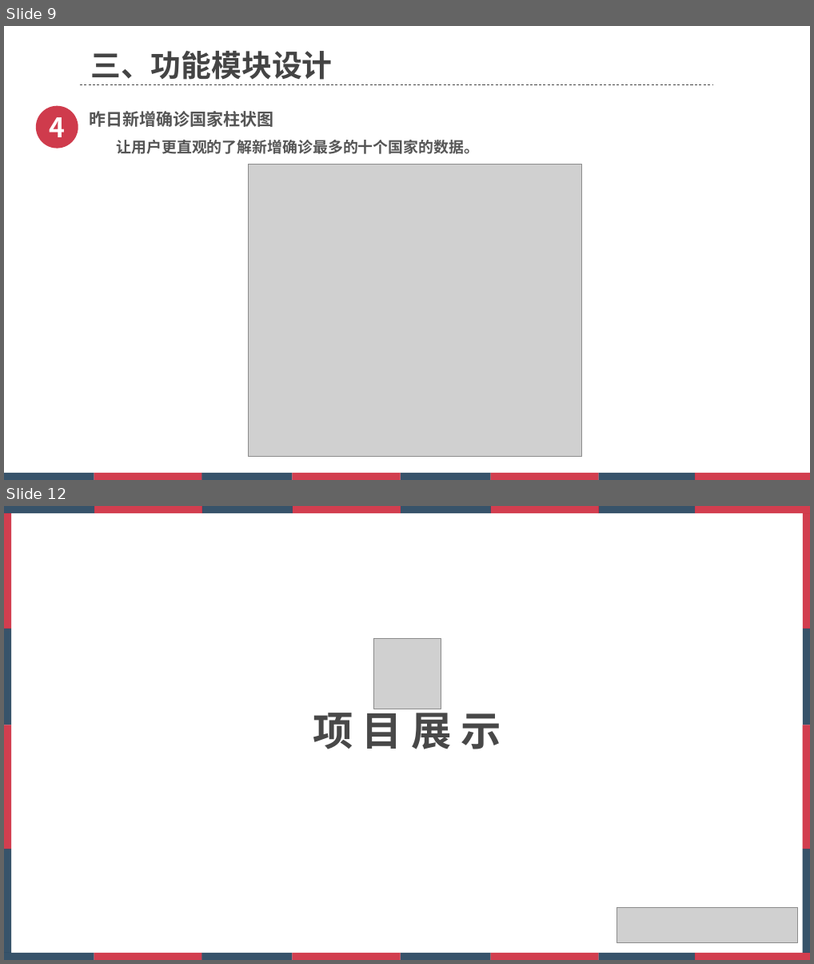
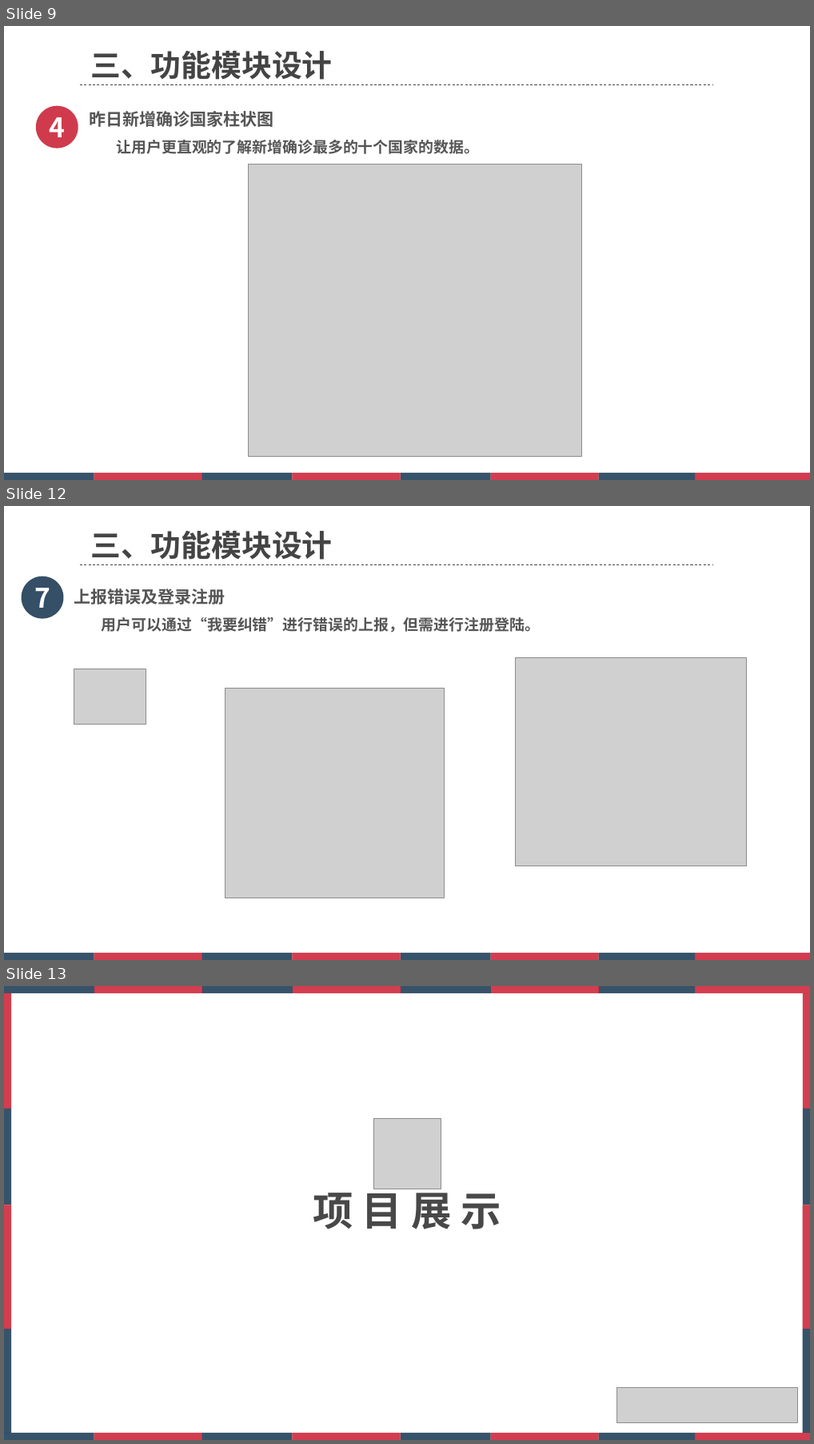
Before and after one commit to zhiyux/Teamwork, a slide deck: 第15-17周 项目汇报ppt+项目验收报告+用户操作手册+项目设计文档/软件课程设计项目汇报.pptx. Shown one above the other, each under a label of ours: slides 9 and 12 before the commit, slides 9, 12 and 13 after it; the slides between them are not shown. The pictures are 814x964 and 814x1444 pixels, drawn with LibreOffice and Linux fonts; fonts in the diff are those of the drawing; grey boxes stand for pictures; background and template pictures are left out. Boxes give left, top, right and bottom in pixels: in the first picture for what was removed or moved away, otherwise in the second. Text is boxed around its words. In the diff, an @@ line names an element or a change of style, - is before the commit and + after.

```diff
--- a/第15-17周 项目汇报ppt+项目验收报告+用户操作手册+项目设计文档/软件课程设计项目汇报.pptx
+++ b/第15-17周 项目汇报ppt+项目验收报告+用户操作手册+项目设计文档/软件课程设计项目汇报.pptx
@@ slide 12 added at <box>4,506,810,960</box>, background picture (left out); not listed: 9 template elements that a slide beside it also shows @@
@@ text added at <box>90,531,332,560</box>, 36 pt, text #444444, bold @@
+三、功能模块设计
@@ ellipse added at <box>22,576,64,619</box>, fill #344F66, 32 pt, text #FFFFFF, bold @@
+7
@@ text added at <box>74,588,540,632</box>, 18 pt, text #555555, bold @@
+上报错误及登录注册
+用户可以通过“我要纠错”进行错误的上报，但需进行注册登陆。
@@ picture added at <box>74,668,146,724</box> @@
@@ picture added at <box>516,657,747,866</box> @@
@@ picture added at <box>225,688,445,898</box> @@
@@ what was slide 12 is now slide 13 @@
```
Also in this commit, not shown: 4 slides changed.
